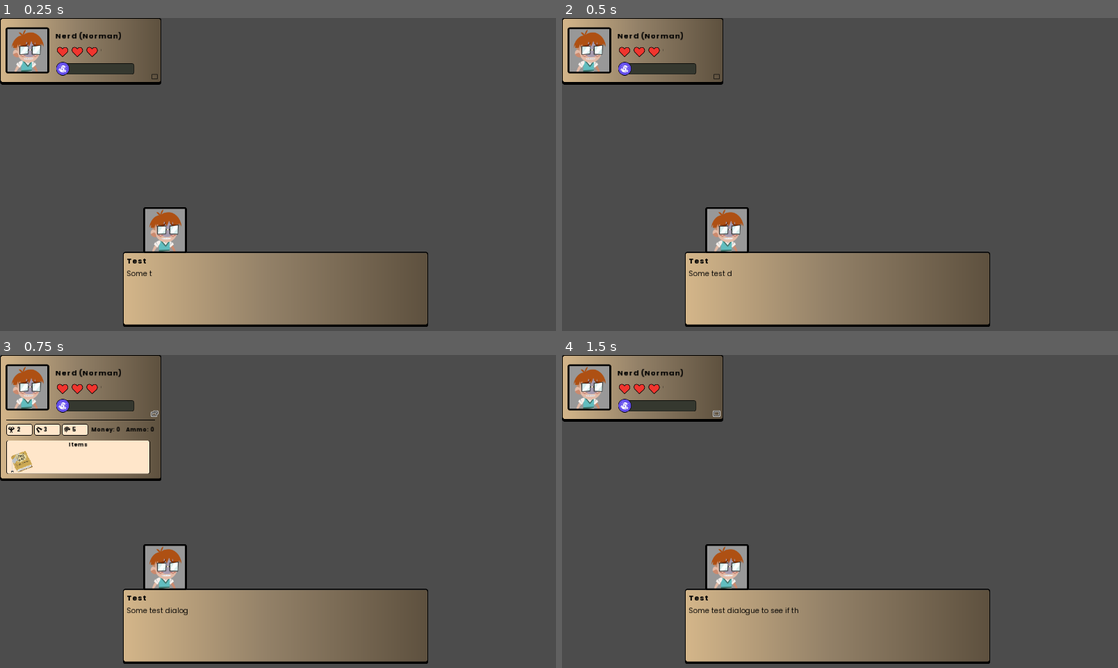
Above: before the commit, frames 1-4 (two rows, left to right).
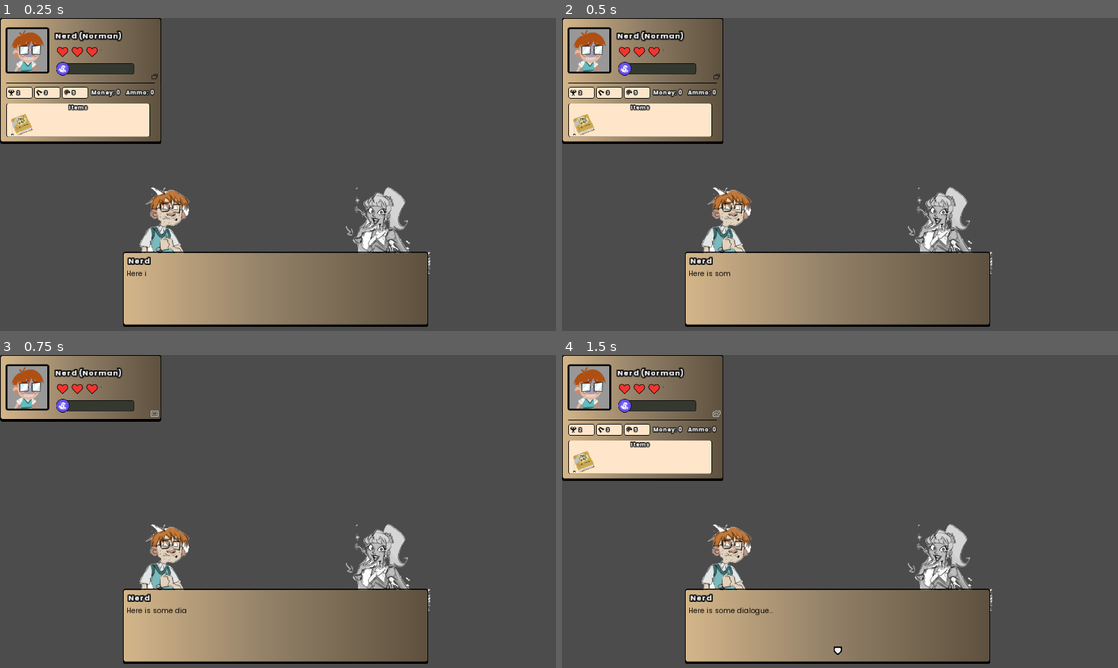
Above: after the commit, the same moments.

Repository: game-jam-it/game-off-jam
Game: Godot game, scene res://Main.tscn
The game is run twice, just before and just after one commit, with the same random seed, the same clock (stepped at 60 frames per second) and the same inputs.
Inputs (mouse positions are in pixels of both pictures, inside the frame that each line leads up to):
- Up to frame 1 (0.25 s): no input
- Up to frame 2 (0.5 s): no input
- Up to frame 3 (0.75 s): click (155, 414) at 0.5 s
- Up to frame 4 (1.5 s): click (717, 414) at 1.27 s

The runs differ from the first frame. In frame 1, 8.4% of the frame differs, in the area x 0-78%, y 4-83%; in frame 2, 8.4%; in frame 3, 8.5%; in frame 4, 8.5%, in the area x 0-78%, y 4-96%.

Commit message:
Improving ui and dialogue
Changing some UI and improved the character portraits in the dialogue box with a grayscale shader

Diff:
--- a/Dialogue/dialogue0.json
+++ b/Dialogue/dialogue0.json
@@ -1,20 +1,23 @@
 [
   {
-    "Name": "Test",
-    "Text": "Some test dialogue to see if things work",
-    "PortraitLeft": "Nerd",
-    "PortraitRight": "",
+    "Name": "Nerd",
+    "Text": "Here is some dialogue...",
+    "Speaking": "left",
+    "PortraitLeft": "portrait_nerd",
+    "PortraitRight": "portrait_cheerleader",
   },
   {
-    "Name": "Someone else",
-    "Text": "Someone else can talk too",
-    "PortraitLeft": "",
-    "PortraitRight": "Nerd",
+    "Name": "Cheerleader",
+    "Text": "We can change the person that is speaking",
+    "Speaking": "right",
+    "PortraitLeft": "portrait_nerd",
+    "PortraitRight": "portrait_cheerleader",
   },
   {
-    "Name": "Someone else",
-    "Text": "And you can keep adding more and more dialogue to the file",
-    "PortraitLeft": "",
-    "PortraitRight": "Nerd",
+    "Name": "Cheerleader",
+    "Text": "And we can add [color=red][wave amp=50 freq=10]SPECIAL[/wave][/color] effects!",
+    "Speaking": "right",
+    "PortraitLeft": "portrait_nerd",
+    "PortraitRight": "portrait_cheerleader",
   }
 ]
--- a/UserInterface/DialogueSystem/DialogueSystem.gd
+++ b/UserInterface/DialogueSystem/DialogueSystem.gd
@@ -6,7 +6,7 @@
 var dialogue: Array
 
 var current_phrase: int = 0
-var finished: bool = false
+var phrase_finished: bool = false
 
 onready var name_label = $NinePatchRect/NameLabel
 onready var text_label = $NinePatchRect/TextLabel
@@ -23,13 +23,13 @@
 
 func _input(event) -> void:
 	if event.is_action_pressed("dialogue_next"):
-		if finished:
+		if phrase_finished:
 			next_phrase()
 		else:
 			text_label.visible_characters = len(text_label.text)
 
 func _process(_delta) -> void:
-	indicator.visible = finished
+	indicator.visible = phrase_finished
 
 func get_dialogue() -> Array:
 	var file = File.new()
@@ -49,16 +49,17 @@
 		queue_free()
 		return
 
-	finished = false
+	phrase_finished = false
 
-	name_label.bbcode_text = dialogue[current_phrase]["Name"]
+	name_label.text = dialogue[current_phrase]["Name"]
 	text_label.bbcode_text = dialogue[current_phrase]["Text"]
 	text_label.visible_characters = 0
 
 	# Change portraits
 	var portrait_left_texture: String = dialogue[current_phrase]["PortraitLeft"]
 	var portrait_right_texture: String = dialogue[current_phrase]["PortraitRight"]
-	set_portraits(portrait_left_texture, portrait_right_texture)
+	var currently_talking: String = dialogue[current_phrase]["Speaking"]
+	set_portraits(portrait_left_texture, portrait_right_texture, currently_talking)
 
 	while text_label.visible_characters < len(text_label.text):
 		text_label.visible_characters += 1
@@ -66,11 +67,12 @@
 		text_timer.start()
 		yield(text_timer, "timeout")
 
-	finished = true
+	phrase_finished = true
 	current_phrase += 1
 	return
 
-func set_portraits(portrait_left_texture: String, portrait_right_texture: String) -> void:
+func set_portraits(portrait_left_texture: String, portrait_right_texture: String, currently_talking: String) -> void:
+	# Set the left portrait
 	if portrait_left_texture != "":
 		var texture_path: String = "res://Dialogue/CharacterPortraits/%s.png" % portrait_left_texture
 		var portrait_texture: Resource = load(texture_path)
@@ -81,6 +83,7 @@
 	else:
 		portrait_left.texture = null
 
+	# Set the right portrait
 	if portrait_right_texture != "":
 		var texture_path: String = "res://Dialogue/CharacterPortraits/%s.png" % portrait_right_texture
 		var portrait_texture: Resource = load(texture_path)
@@ -90,3 +93,11 @@
 			portrait_right.texture = null
 	else:
 		portrait_right.texture = null
+
+	# Set the grayscale for the portraits
+	if currently_talking == "left":
+		portrait_left.material.set("shader_param/grayscale", false)
+		portrait_right.material.set("shader_param/grayscale", true)
+	else:
+		portrait_left.material.set("shader_param/grayscale", true)
+		portrait_right.material.set("shader_param/grayscale", false)
--- a/UserInterface/DialogueSystem/DialogueSystem.tscn
+++ b/UserInterface/DialogueSystem/DialogueSystem.tscn
@@ -6,10 +6,22 @@
 [ext_resource path="res://UserInterface/Fonts/Poppins-Bold.ttf" type="DynamicFontData" id=5]
 [ext_resource path="res://UserInterface/Fonts/Poppins-Regular.ttf" type="DynamicFontData" id=6]
 [ext_resource path="res://UserInterface/Assets/chat_next_indicator.png" type="Texture" id=7]
+[ext_resource path="res://UserInterface/DialogueSystem/grayscale.gdshader" type="Shader" id=8]
 [ext_resource path="res://UserInterface/DialogueSystem/DialogueSystem.gd" type="Script" id=9]
+[ext_resource path="res://Dialogue/CharacterPortraits/portrait_nerd.png" type="Texture" id=10]
+
+[sub_resource type="ShaderMaterial" id=7]
+shader = ExtResource( 8 )
+shader_param/grayscale = true
+
+[sub_resource type="ShaderMaterial" id=8]
+shader = ExtResource( 8 )
+shader_param/grayscale = true
 
 [sub_resource type="DynamicFont" id=5]
 size = 18
+outline_size = 3
+outline_color = Color( 0.0666667, 0.0666667, 0.0666667, 1 )
 use_filter = true
 font_data = ExtResource( 5 )
 
@@ -88,23 +100,23 @@
 margin_bottom = -2.0
 
 [node name="PortraitLeft" type="Sprite" parent="NinePatchRect/TextureRect/Portraits"]
+material = SubResource( 7 )
+texture = ExtResource( 10 )
 offset = Vector2( -255, -50 )
 
 [node name="PortraitRight" type="Sprite" parent="NinePatchRect/TextureRect/Portraits"]
+material = SubResource( 8 )
+texture = ExtResource( 10 )
 offset = Vector2( 255, -50 )
 flip_h = true
 
-[node name="NameLabel" type="RichTextLabel" parent="NinePatchRect"]
+[node name="NameLabel" type="Label" parent="NinePatchRect"]
 anchor_right = 1.0
-margin_left = 8.0
+margin_left = 12.0
 margin_top = 8.0
 margin_bottom = 38.0
-custom_colors/default_color = Color( 0, 0, 0, 1 )
-custom_fonts/normal_font = SubResource( 5 )
-bbcode_enabled = true
-bbcode_text = "<Speaker name>"
+custom_fonts/font = SubResource( 5 )
 text = "<Speaker name>"
-scroll_active = false
 
 [node name="TextLabel" type="RichTextLabel" parent="NinePatchRect"]
 anchor_right = 1.0
--- /dev/null
+++ b/UserInterface/DialogueSystem/grayscale.gdshader
@@ -0,0 +1,13 @@
+shader_type canvas_item;
+render_mode unshaded;
+
+uniform bool grayscale = false;
+
+void fragment() {
+	COLOR = texture(TEXTURE, UV);
+	if (grayscale) {
+//		float lumi = (COLOR.r + COLOR.g + COLOR.b) / 3.0;
+		float lumi = COLOR.r * 0.2126 + COLOR.g * 0.7152 + COLOR.b * 0.0722;
+		COLOR.rgb = vec3(lumi)
+	}
+}
--- a/UserInterface/ExpeditionUI/ExpeditionUI.tscn
+++ b/UserInterface/ExpeditionUI/ExpeditionUI.tscn
@@ -16,7 +16,8 @@
 
 [sub_resource type="DynamicFont" id=1]
 size = 18
-outline_color = Color( 0, 0, 0, 1 )
+outline_size = 3
+outline_color = Color( 0.0627451, 0.0627451, 0.0627451, 1 )
 use_filter = true
 font_data = ExtResource( 8 )
 
@@ -76,7 +77,6 @@
 margin_top = 28.0
 margin_right = 367.0
 margin_bottom = 63.0
-custom_colors/font_color = Color( 0, 0, 0, 1 )
 custom_fonts/font = SubResource( 1 )
 text = "<ActorName>"
 
@@ -127,7 +127,6 @@
 custom_styles/normal = SubResource( 9 )
 
 [node name="ExpandedUIBorder" type="NinePatchRect" parent="."]
-visible = false
 show_behind_parent = true
 margin_right = 372.0
 margin_bottom = 290.0
--- a/UserInterface/ExpeditionUI/InventoryUI.tscn
+++ b/UserInterface/ExpeditionUI/InventoryUI.tscn
@@ -20,7 +20,6 @@
 [node name="Header" type="Label" parent="InventoryBorder"]
 anchor_right = 1.0
 margin_bottom = 20.0
-custom_colors/font_color = Color( 0, 0, 0, 1 )
 custom_fonts/font = ExtResource( 3 )
 text = "Items"
 align = 1
--- a/UserInterface/ExpeditionUI/StatDisplay.tscn
+++ b/UserInterface/ExpeditionUI/StatDisplay.tscn
@@ -3,10 +3,18 @@
 [ext_resource path="res://UserInterface/ExpeditionUI/StatDisplay.gd" type="Script" id=1]
 [ext_resource path="res://UserInterface/Assets/ui_sub_background_nineslice.png" type="Texture" id=2]
 [ext_resource path="res://UserInterface/Fonts/Poppins-Bold.ttf" type="DynamicFontData" id=3]
-[ext_resource path="res://UserInterface/Fonts/poppins_ui_text.tres" type="DynamicFont" id=4]
+
+[sub_resource type="DynamicFont" id=2]
+size = 12
+outline_size = 2
+outline_color = Color( 0.0352941, 0.0352941, 0.0352941, 1 )
+use_filter = true
+font_data = ExtResource( 3 )
 
 [sub_resource type="DynamicFont" id=1]
 size = 8
+outline_size = 2
+outline_color = Color( 0.0627451, 0.0627451, 0.0627451, 1 )
 use_filter = true
 font_data = ExtResource( 3 )
 
@@ -37,11 +45,10 @@
 
 [node name="Value" type="Label" parent="HBoxContainer"]
 margin_left = 4.0
-margin_top = 3.0
+margin_top = 4.0
 margin_right = 9.0
-margin_bottom = 23.0
-custom_colors/font_color = Color( 0, 0, 0, 1 )
-custom_fonts/font = ExtResource( 4 )
+margin_bottom = 22.0
+custom_fonts/font = SubResource( 2 )
 text = "1"
 align = 1
 
@@ -50,7 +57,6 @@
 margin_top = 7.0
 margin_right = 33.0
 margin_bottom = 19.0
-custom_colors/font_color = Color( 0, 0, 0, 1 )
 custom_fonts/font = SubResource( 1 )
 text = "(+0)"
 
--- a/UserInterface/ExpeditionUI/StatUI.tscn
+++ b/UserInterface/ExpeditionUI/StatUI.tscn
@@ -40,7 +40,6 @@
 margin_top = 3.0
 margin_right = 341.0
 margin_bottom = 23.0
-custom_colors/font_color = Color( 0, 0, 0, 1 )
 custom_fonts/font = ExtResource( 3 )
 text = "<ammo>"
 
@@ -49,6 +48,5 @@
 margin_top = 3.0
 margin_right = 265.0
 margin_bottom = 23.0
-custom_colors/font_color = Color( 0, 0, 0, 1 )
 custom_fonts/font = ExtResource( 3 )
 text = "<money>"
--- a/UserInterface/Fonts/poppins_ui_text.tres
+++ b/UserInterface/Fonts/poppins_ui_text.tres
@@ -4,5 +4,7 @@
 
 [resource]
 size = 14
+outline_size = 2
+outline_color = Color( 0.0666667, 0.0666667, 0.0666667, 1 )
 use_filter = true
 font_data = ExtResource( 1 )
--- a/UserInterface/Tooltips/ItemTooltip.tscn
+++ b/UserInterface/Tooltips/ItemTooltip.tscn
@@ -37,7 +37,6 @@
 show_behind_parent = true
 margin_top = -22.0
 margin_right = 250.0
-custom_colors/font_color = Color( 0, 0, 0, 1 )
 custom_fonts/font = ExtResource( 3 )
 text = "<Header>"
 align = 1
--- a/UserInterface/Tooltips/Tooltip.tscn
+++ b/UserInterface/Tooltips/Tooltip.tscn
@@ -42,7 +42,6 @@
 margin_top = -22.0
 margin_right = 200.0
 margin_bottom = 22.0
-custom_colors/font_color = Color( 0, 0, 0, 1 )
 custom_fonts/font = ExtResource( 2 )
 text = "<Header>"
 align = 1
Binary file removed: Dialogue/CharacterPortraits/nerd.png
Binary file added: Dialogue/CharacterPortraits/portrait_cheerleader.png
Not shown, added: Dialogue/CharacterPortraits/portrait_cheerleader.png.import
Binary file added: Dialogue/CharacterPortraits/portrait_nerd.png
Not shown, changed: Dialogue/CharacterPortraits/portrait_nerd.png.import
Binary file changed: UserInterface/Assets/chat_next_indicator.png
Not shown: 1 places in UserInterface/DialogueSystem/DialogueSystem.tscn that only renumber resources
